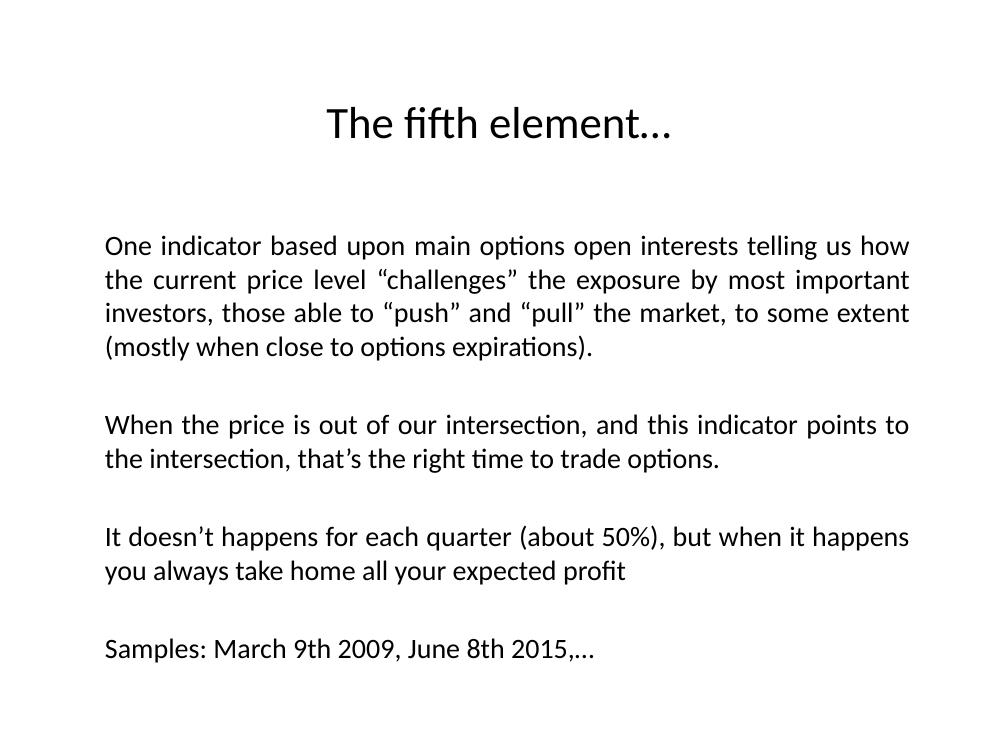
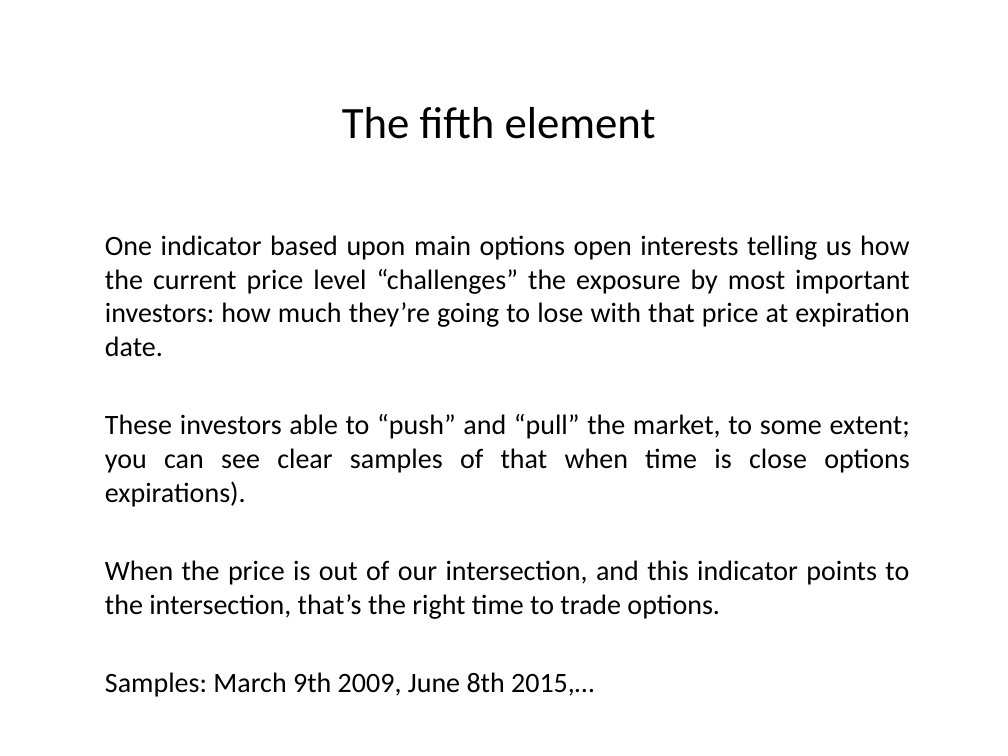
Before and after one commit to marcolunardi/metis, a slide deck: slide 4 of kojak_work/Metis Kojak.pptx. Drawn at 1008x756 pixels with LibreOffice and Linux fonts; fonts in the diff are those of the drawing. Boxes give left, top, right and bottom in pixels: in the first picture for what was removed or moved away, otherwise in the second. Text is boxed around its words. In the diff, an @@ line names an element or a change of style, - is before the commit and + after.

```diff
--- a/kojak_work/Metis Kojak.pptx
+++ b/kojak_work/Metis Kojak.pptx
@@ title at <box>342,107,656,139</box>: text changed @@
-The fifth element…
+The fifth element
@@ text at <box>105,235,910,507</box>: text changed @@
-One indicator based upon main options open interests telling us how the current price level “challenges” the exposure by most important investors, those able to “push” and “pull” the market, to some extent (mostly when close to options expirations).
+One indicator based upon main options open interests telling us how the current price level “challenges” the exposure by most important investors: how much they’re going to lose with that price at expiration date.
+These investors able to “push” and “pull” the market, to some extent; you can see clear samples of that when time is close options expirations).
@@ text at <box>105,525,909,585</box>: paragraph removed @@
-It doesn’t happens for each quarter (about 50%), but when it happens you always take home all your expected profit
```
Also in this commit, not shown: 4 other slides changed, 1 slide added.
